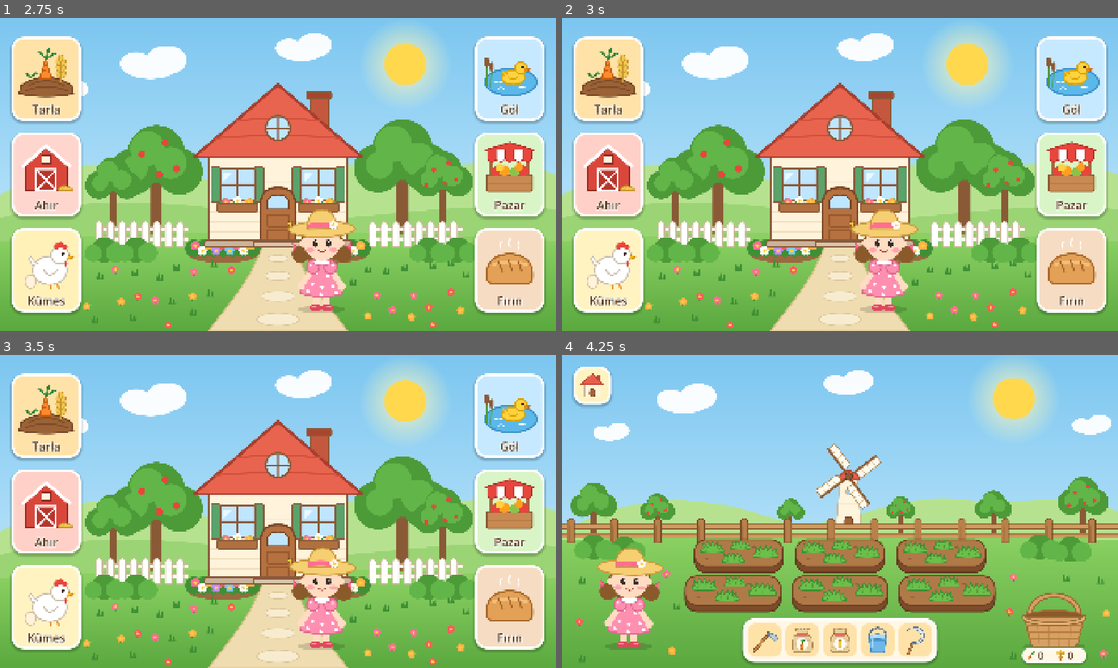
Above: before the commit, frames 1-4 (two rows, left to right).
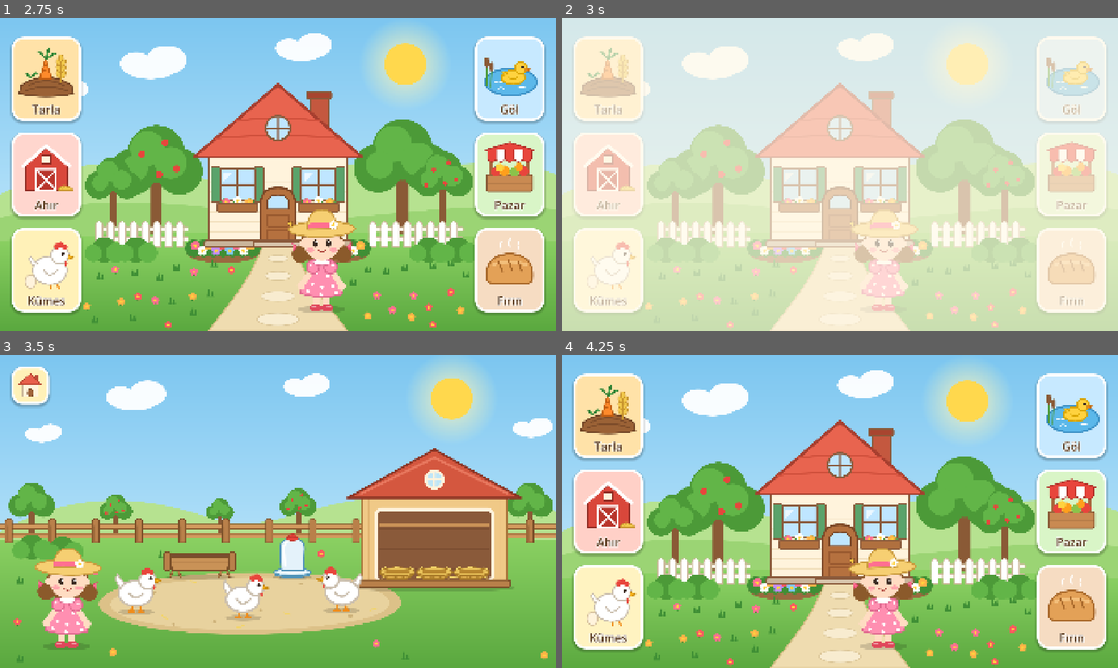
Above: after the commit, the same moments.

Repository: emirsalihgmrk/small-town
Game: Godot game, scene res://scenes/main/home.tscn
Same seed, same stepped clock (60 frames per second), same inputs: the game is played once before the commit and once after it.
Inputs (mouse positions are in pixels of both pictures, inside the frame that each line leads up to):
- Up to frame 1 (2.75 s): click (44, 77) at 0.5 s; click (27, 49) at 1.25 s; click (44, 174) at 2 s
- Up to frame 2 (3 s): click (606, 271) at 2.75 s
- Up to frame 3 (3.5 s): no input
- Up to frame 4 (4.25 s): click (589, 386) at 3.52 s

Frame 1 is identical in both runs. In frame 2, 90% of the frame differs, in the area x 0-100%, y 0-100%; in frame 3, 61%; in frame 4, 62%.

Commit message:
Kümes sahnesinin görselini ve ana ekrandan geçişi ekle
- Ana ekrandaki Kümes kartı artık kümes sahnesini açıyor
  (SceneRouter.SECTION_SCENES'e "coop" eklendi)
- Kümes sahnesi (scenes/coop/coop.tscn): tarladaki gökyüzü, ağaçlar ve
  çit; ortada kum avlu, boş yemlik ve suluk; sağda önü açık kümes ve
  içinde 3 saman folluk; solda kız; eve dönüş düğmesi
- Tavuk (scenes/coop/hen.tscn, Hen): yerinde nefes alır, başını hafifçe
  sallar, ara sıra yere iki kez gagalar; henüz yürümez
- Yeni çizimler (assets/art/coop): kümes, folluk, yemlik, suluk, avlu,
  tavuk gövdesi ve başı (eski tavuk çizimi büyütülerek yeniden yazıldı,
  ölçeklenince bulanıklaşmasın diye)
- previews/coop_stage1.png önizlemesi

Co-Authored-By: Claude Opus 5.5 <noreply@anthropic.com>

Diff:
--- /dev/null
+++ b/assets/art/coop/coop_house.svg
@@ -0,0 +1,15 @@
+<svg xmlns="http://www.w3.org/2000/svg" width="620" height="500" viewBox="-310 -484 620 500">
+<ellipse cx="0" cy="4" rx="280" ry="14" fill="#000000" opacity="0.15"/>
+<rect x="-250" y="-330" width="500" height="330" rx="12" fill="#f0c987" stroke="#a8743a" stroke-width="6"/>
+<path d="M-225 -320 L-225 -10 M225 -320 L225 -10" stroke="#ddb06c" stroke-width="4" stroke-linecap="round"/>
+<rect x="-200" y="-268" width="400" height="248" rx="18" fill="#8a5a3a" stroke="#fff3dc" stroke-width="12"/>
+<path d="M-192 -200 L192 -200 M-192 -130 L192 -130 M-192 -60 L192 -60" stroke="#7a4d31" stroke-width="4"/>
+<path d="M-186 -214 L186 -214" stroke="#c99257" stroke-width="12" stroke-linecap="round"/>
+<path d="M-186 -214 L186 -214" stroke="#7a4e28" stroke-width="2" stroke-linecap="round" opacity="0.5"/>
+<path d="M-180 -30 Q-150 -40 -120 -30 M-60 -32 Q-30 -42 0 -31 M50 -30 Q80 -40 110 -31 M140 -32 Q160 -40 182 -30" fill="none" stroke="#f2d46b" stroke-width="5" stroke-linecap="round"/>
+<rect x="-262" y="-24" width="524" height="24" rx="8" fill="#b9804a" stroke="#7a4e28" stroke-width="5"/>
+<path d="M-300 -306 L0 -474 L300 -306 Z" fill="#d4573f" stroke="#8a3424" stroke-width="7" stroke-linejoin="round"/>
+<path d="M-252 -322 L0 -446 L252 -322" fill="none" stroke="#e8785f" stroke-width="8" stroke-linecap="round" stroke-linejoin="round"/>
+<circle cx="0" cy="-370" r="30" fill="#bfe6f7" stroke="#fff3dc" stroke-width="9"/>
+<path d="M0 -398 L0 -342 M-28 -370 L28 -370" stroke="#fff3dc" stroke-width="6"/>
+</svg>
--- /dev/null
+++ b/assets/art/coop/coop_yard.svg
@@ -0,0 +1,6 @@
+<svg xmlns="http://www.w3.org/2000/svg" width="1080" height="300" viewBox="-540 -150 1080 300">
+<path d="M-520 0 C -500 -140 500 -150 525 -10 C 545 130 -490 150 -520 0 Z" fill="#dcc188"/>
+<path d="M-480 2 C -460 -118 460 -128 485 -8 C 500 110 -450 128 -480 2 Z" fill="#e8d29e"/>
+<ellipse cx="-330" cy="-40" rx="9" ry="6" fill="#cdb27a"/><ellipse cx="-120" cy="60" rx="7" ry="5" fill="#cdb27a"/><ellipse cx="180" cy="-70" rx="8" ry="5" fill="#cdb27a"/><ellipse cx="350" cy="40" rx="10" ry="6" fill="#cdb27a"/><ellipse cx="40" cy="20" rx="6" ry="4" fill="#cdb27a"/><ellipse cx="-260" cy="70" rx="6" ry="4" fill="#cdb27a"/>
+<path d="M-400 -10 L-378 -18 M-200 -80 L-182 -74 M-40 80 L-18 74 M120 30 L142 36 M300 -40 L318 -48 M420 20 L440 14 M-300 40 L-284 50" stroke="#f2d46b" stroke-width="5" stroke-linecap="round"/>
+</svg>
--- /dev/null
+++ b/assets/art/coop/feeder.svg
@@ -0,0 +1,10 @@
+<svg xmlns="http://www.w3.org/2000/svg" width="252" height="100" viewBox="-126 -90 252 100">
+<ellipse cx="0" cy="2" rx="118" ry="9" fill="#000000" opacity="0.15"/>
+<path d="M-92 -24 L-102 0 M-76 -24 L-66 0 M92 -24 L102 0 M76 -24 L66 0" stroke="#7a4e28" stroke-width="9" stroke-linecap="round"/>
+<path d="M-92 -24 L-102 0 M-76 -24 L-66 0 M92 -24 L102 0 M76 -24 L66 0" stroke="#b9804a" stroke-width="4" stroke-linecap="round"/>
+<path d="M-108 -74 L108 -74 L94 -22 L-94 -22 Z" fill="#c99257" stroke="#7a4e28" stroke-width="5" stroke-linejoin="round"/>
+<path d="M-100 -48 L100 -48" stroke="#a87442" stroke-width="3" stroke-linecap="round"/>
+<rect x="-104" y="-80" width="208" height="14" rx="7" fill="#7a4d31" stroke="#7a4e28" stroke-width="4"/>
+<rect x="-122" y="-86" width="20" height="66" rx="8" fill="#b9804a" stroke="#7a4e28" stroke-width="5"/>
+<rect x="102" y="-86" width="20" height="66" rx="8" fill="#b9804a" stroke="#7a4e28" stroke-width="5"/>
+</svg>
--- /dev/null
+++ b/assets/art/coop/hen_body.svg
@@ -0,0 +1,4 @@
+<svg xmlns="http://www.w3.org/2000/svg" width="172" height="152" viewBox="-86 -138 172 152">
+<ellipse cx="0" cy="2" rx="62" ry="10" fill="#000000" opacity="0.15"/>
+<g transform="scale(1.8) translate(-47 -88)"><path d="M40 74 L38 88 M54 74 L56 88 M33 88 L43 88 M51 88 L61 88" stroke="#f08c1a" stroke-width="4" stroke-linecap="round"/><path d="M18 46 Q4 28 12 18 Q22 34 30 38 Z" fill="#ffffff" stroke="#cbbfae" stroke-width="3" stroke-linejoin="round"/><ellipse cx="46" cy="54" rx="32" ry="24" fill="#ffffff" stroke="#cbbfae" stroke-width="4"/><path d="M34 54 Q46 70 60 54" fill="none" stroke="#cbbfae" stroke-width="4" stroke-linecap="round"/></g>
+</svg>
--- /dev/null
+++ b/assets/art/coop/hen_head.svg
@@ -0,0 +1,3 @@
+<svg xmlns="http://www.w3.org/2000/svg" width="96" height="100" viewBox="-36 -84 96 100">
+<g transform="scale(1.8) translate(-68 -44)"><circle cx="70" cy="30" r="16" fill="#ffffff" stroke="#cbbfae" stroke-width="4"/><circle cx="64" cy="14" r="5.5" fill="#e8453c"/><circle cx="71" cy="11" r="6" fill="#e8453c"/><circle cx="78" cy="15" r="5" fill="#e8453c"/><path d="M84 27 L96 31 L84 35 Z" fill="#f6b21a" stroke="#c98a0d" stroke-width="2.5" stroke-linejoin="round"/><path d="M82 39 Q87 46 81 48 Q78 43 82 39 Z" fill="#e8453c"/><circle cx="76" cy="26" r="3.4" fill="#3a2a22"/><circle cx="77.2" cy="25" r="1.2" fill="#ffffff"/></g>
+</svg>
--- /dev/null
+++ b/assets/art/coop/nest.svg
@@ -0,0 +1,7 @@
+<svg xmlns="http://www.w3.org/2000/svg" width="132" height="58" viewBox="-66 -48 132 58">
+<path d="M-60 -30 C -58 4 58 4 60 -30 Z" fill="#d9a94a" stroke="#a87a28" stroke-width="4" stroke-linejoin="round"/>
+<ellipse cx="0" cy="-30" rx="60" ry="14" fill="#e9c25a" stroke="#a87a28" stroke-width="4"/>
+<ellipse cx="0" cy="-31" rx="44" ry="8" fill="#b8862e"/>
+<path d="M-46 -14 Q-30 -20 -14 -12 M-8 -10 Q10 -18 26 -9 M30 -16 Q42 -22 52 -14 M-40 -4 Q-24 -9 -8 -2 M12 -3 Q26 -8 40 -2" fill="none" stroke="#a87a28" stroke-width="3" stroke-linecap="round"/>
+<path d="M-52 -40 L-40 -46 M44 -44 L56 -38 M-10 -45 L4 -47" stroke="#f2d46b" stroke-width="4" stroke-linecap="round"/>
+</svg>
--- /dev/null
+++ b/assets/art/coop/waterer.svg
@@ -0,0 +1,11 @@
+<svg xmlns="http://www.w3.org/2000/svg" width="144" height="170" viewBox="-72 -160 144 170">
+<ellipse cx="0" cy="2" rx="66" ry="8" fill="#000000" opacity="0.15"/>
+<path d="M-62 -16 L-56 -3 Q0 7 56 -3 L62 -16 Z" fill="#a9d6ec" stroke="#4f93b8" stroke-width="5" stroke-linejoin="round"/>
+<ellipse cx="0" cy="-16" rx="62" ry="13" fill="#d3eaf5" stroke="#4f93b8" stroke-width="5"/>
+<ellipse cx="0" cy="-17" rx="50" ry="8" fill="#eef7fb"/>
+<path d="M-38 -22 L-42 -96 Q-42 -132 0 -132 Q42 -132 42 -96 L38 -22 Z" fill="#e4f2fa" stroke="#4f93b8" stroke-width="5" stroke-linejoin="round"/>
+<path d="M-26 -36 L-29 -96 Q-29 -116 -14 -122" fill="none" stroke="#ffffff" stroke-width="7" stroke-linecap="round"/>
+<path d="M-16 -132 Q0 -156 16 -132" fill="none" stroke="#c4372f" stroke-width="10" stroke-linecap="round"/>
+<path d="M-16 -132 Q0 -156 16 -132" fill="none" stroke="#e8453c" stroke-width="5" stroke-linecap="round"/>
+<ellipse cx="0" cy="-131" rx="20" ry="6" fill="#e8453c" stroke="#c4372f" stroke-width="3"/>
+</svg>
--- a/autoload/scene_router.gd
+++ b/autoload/scene_router.gd
@@ -7,6 +7,7 @@
 ## Henüz yapılmamış bölümler burada yoktur; kartları basılınca hiçbir şey olmaz.
 const SECTION_SCENES: Dictionary[StringName, String] = {
 	&"field": "res://scenes/field/field.tscn",
+	&"coop": "res://scenes/coop/coop.tscn",
 }
 ## Her şeyin, ana ekrandaki kartlar dahil, üstünde kalsın.
 const CURTAIN_LAYER: int = 100
--- /dev/null
+++ b/scenes/coop/coop.tscn
@@ -0,0 +1,333 @@
+[gd_scene format=3]
+
+[ext_resource type="Texture2D" path="res://assets/art/environment/backdrop.svg" id="1_backdrop"]
+[ext_resource type="Texture2D" path="res://assets/art/environment/sun_glow.svg" id="2_sun_glow"]
+[ext_resource type="Texture2D" path="res://assets/art/environment/sun.svg" id="3_sun"]
+[ext_resource type="Texture2D" path="res://assets/art/environment/cloud.svg" id="4_cloud"]
+[ext_resource type="Texture2D" path="res://assets/art/environment/tree.svg" id="5_tree"]
+[ext_resource type="Texture2D" path="res://assets/art/environment/tree_apple.svg" id="6_tree_apple"]
+[ext_resource type="Texture2D" path="res://assets/art/field/field_ground.svg" id="7_ground"]
+[ext_resource type="Texture2D" path="res://assets/art/field/fence.svg" id="8_fence"]
+[ext_resource type="Texture2D" path="res://assets/art/environment/bush.svg" id="9_bush"]
+[ext_resource type="Texture2D" path="res://assets/art/environment/grass_tuft.svg" id="10_tuft"]
+[ext_resource type="Texture2D" path="res://assets/art/environment/flower_pink.svg" id="11_flower_pink"]
+[ext_resource type="Texture2D" path="res://assets/art/environment/flower_orange.svg" id="12_flower_orange"]
+[ext_resource type="Texture2D" path="res://assets/art/environment/flower_red.svg" id="13_flower_red"]
+[ext_resource type="Texture2D" path="res://assets/art/coop/coop_yard.svg" id="14_yard"]
+[ext_resource type="Texture2D" path="res://assets/art/coop/coop_house.svg" id="15_house"]
+[ext_resource type="Texture2D" path="res://assets/art/coop/nest.svg" id="16_nest"]
+[ext_resource type="Texture2D" path="res://assets/art/coop/feeder.svg" id="17_feeder"]
+[ext_resource type="Texture2D" path="res://assets/art/coop/waterer.svg" id="18_waterer"]
+[ext_resource type="PackedScene" path="res://scenes/coop/hen.tscn" id="19_hen"]
+[ext_resource type="PackedScene" path="res://scenes/entities/girl.tscn" id="20_girl"]
+[ext_resource type="Texture2D" path="res://assets/art/ui/icons/home.svg" id="21_home"]
+[ext_resource type="Script" path="res://scripts/coop/coop.gd" id="coop_script"]
+[ext_resource type="Script" path="res://scripts/input/tap_router.gd" id="tap_router_script"]
+[ext_resource type="Script" path="res://scripts/components/pause_when_inactive.gd" id="pause_script"]
+[ext_resource type="Script" path="res://scripts/components/scene_ambience.gd" id="ambience_script"]
+
+[sub_resource type="StyleBoxFlat" id="home_normal"]
+bg_color = Color(1, 0.945, 0.722, 1)
+border_width_left = 8
+border_width_top = 8
+border_width_right = 8
+border_width_bottom = 8
+border_color = Color(1, 1, 1, 1)
+corner_radius_top_left = 36
+corner_radius_top_right = 36
+corner_radius_bottom_right = 36
+corner_radius_bottom_left = 36
+shadow_color = Color(0, 0, 0, 0.22)
+shadow_size = 8
+shadow_offset = Vector2(0, 6)
+
+[sub_resource type="StyleBoxFlat" id="home_hover"]
+bg_color = Color(1, 0.952, 0.755, 1)
+border_width_left = 8
+border_width_top = 8
+border_width_right = 8
+border_width_bottom = 8
+border_color = Color(1, 1, 1, 1)
+corner_radius_top_left = 36
+corner_radius_top_right = 36
+corner_radius_bottom_right = 36
+corner_radius_bottom_left = 36
+shadow_color = Color(0, 0, 0, 0.22)
+shadow_size = 8
+shadow_offset = Vector2(0, 6)
+
+[sub_resource type="StyleBoxFlat" id="home_pressed"]
+bg_color = Color(0.9, 0.851, 0.65, 1)
+border_width_left = 8
+border_width_top = 8
+border_width_right = 8
+border_width_bottom = 8
+border_color = Color(1, 1, 1, 1)
+corner_radius_top_left = 36
+corner_radius_top_right = 36
+corner_radius_bottom_right = 36
+corner_radius_bottom_left = 36
+shadow_color = Color(0, 0, 0, 0.22)
+shadow_size = 8
+shadow_offset = Vector2(0, 6)
+
+[sub_resource type="StyleBoxEmpty" id="home_focus"]
+
+[node name="Coop" type="Node2D"]
+script = ExtResource("coop_script")
+
+[node name="World" type="Node2D" parent="."]
+
+[node name="Backdrop" type="Sprite2D" parent="World"]
+texture = ExtResource("1_backdrop")
+centered = false
+
+[node name="Sun" type="Node2D" parent="World"]
+position = Vector2(1560, 150)
+
+[node name="Glow" type="Sprite2D" parent="World/Sun"]
+texture = ExtResource("2_sun_glow")
+
+[node name="Disc" type="Sprite2D" parent="World/Sun"]
+texture = ExtResource("3_sun")
+
+[node name="Clouds" type="Node2D" parent="World"]
+
+[node name="Cloud1" type="Sprite2D" parent="World/Clouds"]
+position = Vector2(470, 140)
+scale = Vector2(0.9, 0.9)
+texture = ExtResource("4_cloud")
+
+[node name="Cloud2" type="Sprite2D" parent="World/Clouds"]
+position = Vector2(1060, 105)
+scale = Vector2(0.7, 0.7)
+texture = ExtResource("4_cloud")
+
+[node name="Cloud3" type="Sprite2D" parent="World/Clouds"]
+position = Vector2(1840, 250)
+scale = Vector2(0.6, 0.6)
+texture = ExtResource("4_cloud")
+
+[node name="Cloud4" type="Sprite2D" parent="World/Clouds"]
+position = Vector2(150, 270)
+scale = Vector2(0.55, 0.55)
+texture = ExtResource("4_cloud")
+
+[node name="Trees" type="Node2D" parent="World"]
+
+[node name="Tree1" type="Sprite2D" parent="World/Trees"]
+position = Vector2(110, 640)
+scale = Vector2(0.5, 0.5)
+texture = ExtResource("5_tree")
+centered = false
+offset = Vector2(-160, -400)
+
+[node name="AppleTree1" type="Sprite2D" parent="World/Trees"]
+position = Vector2(400, 625)
+scale = Vector2(0.36, 0.36)
+texture = ExtResource("6_tree_apple")
+centered = false
+offset = Vector2(-160, -400)
+
+[node name="Tree2" type="Sprite2D" parent="World/Trees"]
+position = Vector2(760, 615)
+scale = Vector2(0.3, 0.3)
+texture = ExtResource("5_tree")
+centered = false
+offset = Vector2(-160, -400)
+
+[node name="AppleTree2" type="Sprite2D" parent="World/Trees"]
+position = Vector2(1030, 620)
+scale = Vector2(0.4, 0.4)
+texture = ExtResource("6_tree_apple")
+centered = false
+offset = Vector2(-160, -400)
+
+[node name="Tree3" type="Sprite2D" parent="World/Trees"]
+position = Vector2(1830, 640)
+scale = Vector2(0.5, 0.5)
+texture = ExtResource("5_tree")
+centered = false
+offset = Vector2(-160, -400)
+
+[node name="Ground" type="Sprite2D" parent="World"]
+position = Vector2(0, 600)
+texture = ExtResource("7_ground")
+centered = false
+
+[node name="Fence" type="Sprite2D" parent="World"]
+position = Vector2(0, 552)
+texture = ExtResource("8_fence")
+centered = false
+
+[node name="Bushes" type="Node2D" parent="World"]
+
+[node name="Bush1" type="Sprite2D" parent="World/Bushes"]
+position = Vector2(110, 706)
+texture = ExtResource("9_bush")
+centered = false
+offset = Vector2(-68, -88)
+
+[node name="Bush2" type="Sprite2D" parent="World/Bushes"]
+position = Vector2(215, 714)
+texture = ExtResource("9_bush")
+centered = false
+offset = Vector2(-68, -88)
+
+[node name="Yard" type="Sprite2D" parent="World"]
+position = Vector2(860, 860)
+texture = ExtResource("14_yard")
+
+[node name="Decor" type="Node2D" parent="World"]
+
+[node name="Tuft01" type="Sprite2D" parent="World/Decor"]
+position = Vector2(70, 790)
+texture = ExtResource("10_tuft")
+centered = false
+offset = Vector2(-14, -28)
+
+[node name="Flower01" type="Sprite2D" parent="World/Decor"]
+position = Vector2(330, 760)
+texture = ExtResource("11_flower_pink")
+centered = false
+offset = Vector2(-15, -29)
+
+[node name="Flower02" type="Sprite2D" parent="World/Decor"]
+position = Vector2(60, 935)
+texture = ExtResource("13_flower_red")
+centered = false
+offset = Vector2(-15, -29)
+
+[node name="Flower03" type="Sprite2D" parent="World/Decor"]
+position = Vector2(390, 1040)
+texture = ExtResource("12_flower_orange")
+centered = false
+offset = Vector2(-15, -29)
+
+[node name="Tuft02" type="Sprite2D" parent="World/Decor"]
+position = Vector2(70, 1060)
+texture = ExtResource("10_tuft")
+centered = false
+offset = Vector2(-14, -28)
+
+[node name="Flower04" type="Sprite2D" parent="World/Decor"]
+position = Vector2(1300, 1010)
+texture = ExtResource("11_flower_pink")
+centered = false
+offset = Vector2(-15, -29)
+
+[node name="Tuft03" type="Sprite2D" parent="World/Decor"]
+position = Vector2(1400, 1050)
+texture = ExtResource("10_tuft")
+centered = false
+offset = Vector2(-14, -28)
+
+[node name="Flower05" type="Sprite2D" parent="World/Decor"]
+position = Vector2(1880, 1050)
+texture = ExtResource("12_flower_orange")
+centered = false
+offset = Vector2(-15, -29)
+
+[node name="Flower06" type="Sprite2D" parent="World/Decor"]
+position = Vector2(1110, 700)
+texture = ExtResource("13_flower_red")
+centered = false
+offset = Vector2(-15, -29)
+
+[node name="Tuft04" type="Sprite2D" parent="World/Decor"]
+position = Vector2(560, 700)
+texture = ExtResource("10_tuft")
+centered = false
+offset = Vector2(-14, -28)
+
+[node name="House" type="Node2D" parent="World"]
+position = Vector2(1500, 800)
+
+[node name="Building" type="Sprite2D" parent="World/House"]
+texture = ExtResource("15_house")
+centered = false
+offset = Vector2(-310, -484)
+
+[node name="Nests" type="Node2D" parent="World/House"]
+position = Vector2(0, -22)
+
+[node name="Nest1" type="Sprite2D" parent="World/House/Nests"]
+position = Vector2(-128, 0)
+texture = ExtResource("16_nest")
+centered = false
+offset = Vector2(-66, -48)
+
+[node name="Nest2" type="Sprite2D" parent="World/House/Nests"]
+texture = ExtResource("16_nest")
+centered = false
+offset = Vector2(-66, -48)
+
+[node name="Nest3" type="Sprite2D" parent="World/House/Nests"]
+position = Vector2(128, 0)
+texture = ExtResource("16_nest")
+centered = false
+offset = Vector2(-66, -48)
+
+[node name="Feeder" type="Sprite2D" parent="World"]
+position = Vector2(690, 765)
+texture = ExtResource("17_feeder")
+centered = false
+offset = Vector2(-126, -90)
+
+[node name="Waterer" type="Sprite2D" parent="World"]
+position = Vector2(1010, 765)
+texture = ExtResource("18_waterer")
+centered = false
+offset = Vector2(-72, -160)
+
+[node name="Hens" type="Node2D" parent="World"]
+
+[node name="Hen1" parent="World/Hens" instance=ExtResource("19_hen")]
+position = Vector2(470, 885)
+
+[node name="Hen2" parent="World/Hens" instance=ExtResource("19_hen")]
+position = Vector2(1180, 880)
+scale = Vector2(-1, 1)
+
+[node name="Hen3" parent="World/Hens" instance=ExtResource("19_hen")]
+position = Vector2(840, 905)
+
+[node name="Girl" parent="World" instance=ExtResource("20_girl")]
+position = Vector2(230, 1000)
+
+[node name="PauseWhenInactive" type="Node" parent="."]
+script = ExtResource("pause_script")
+
+[node name="TapRouter" type="Node" parent="."]
+script = ExtResource("tap_router_script")
+
+[node name="Ambience" type="Node" parent="."]
+script = ExtResource("ambience_script")
+
+[node name="UI" type="CanvasLayer" parent="."]
+
+[node name="Root" type="Control" parent="UI"]
+layout_mode = 3
+anchors_preset = 15
+anchor_right = 1.0
+anchor_bottom = 1.0
+grow_horizontal = 2
+grow_vertical = 2
+mouse_filter = 2
+
+[node name="HomeButton" type="Button" parent="UI/Root"]
+layout_mode = 0
+offset_left = 40.0
+offset_top = 40.0
+offset_right = 170.0
+offset_bottom = 170.0
+focus_mode = 0
+theme_override_styles/focus = SubResource("home_focus")
+theme_override_styles/hover = SubResource("home_hover")
+theme_override_styles/pressed = SubResource("home_pressed")
+theme_override_styles/normal = SubResource("home_normal")
+
+[node name="Icon" type="Sprite2D" parent="UI/Root/HomeButton"]
+position = Vector2(65, 65)
+scale = Vector2(0.5, 0.5)
+texture = ExtResource("21_home")
--- /dev/null
+++ b/scenes/coop/hen.tscn
@@ -0,0 +1,42 @@
+[gd_scene format=3]
+
+[ext_resource type="Script" path="res://scripts/coop/hen.gd" id="1_hen"]
+[ext_resource type="Texture2D" path="res://assets/art/coop/hen_body.svg" id="2_body"]
+[ext_resource type="Texture2D" path="res://assets/art/coop/hen_head.svg" id="3_head"]
+[ext_resource type="Script" path="res://scripts/components/pulse_component.gd" id="4_pulse"]
+[ext_resource type="Script" path="res://scripts/components/sway_component.gd" id="5_sway"]
+
+[node name="Hen" type="Node2D"]
+script = ExtResource("1_hen")
+
+[node name="Body" type="Node2D" parent="."]
+
+[node name="Sprite" type="Sprite2D" parent="Body"]
+texture = ExtResource("2_body")
+centered = false
+offset = Vector2(-86, -138)
+
+[node name="Neck" type="Node2D" parent="Body"]
+position = Vector2(38, -79)
+
+[node name="Head" type="Node2D" parent="Body/Neck"]
+
+[node name="Sprite" type="Sprite2D" parent="Body/Neck/Head"]
+texture = ExtResource("3_head")
+centered = false
+offset = Vector2(-36, -84)
+
+[node name="Sway" type="Node" parent="Body/Neck"]
+script = ExtResource("5_sway")
+amplitude_degrees = 5.0
+period = 1.8
+period_randomness = 0.2
+
+[node name="Pulse" type="Node" parent="Body"]
+script = ExtResource("4_pulse")
+scale_amount = Vector2(0.015, 0.03)
+period = 2.2
+period_randomness = 0.2
+
+[node name="PeckTimer" type="Timer" parent="."]
+one_shot = true
--- /dev/null
+++ b/scripts/coop/coop.gd
@@ -0,0 +1,8 @@
+extends Node2D
+## Kümes bölümü: şimdilik yalnızca sahne ve eve dönüş.
+
+@onready var _home_button: Button = $UI/Root/HomeButton
+
+
+func _ready() -> void:
+	_home_button.pressed.connect(SceneRouter.go_home)
--- /dev/null
+++ b/scripts/coop/hen.gd
@@ -0,0 +1,27 @@
+class_name Hen
+extends Node2D
+## Kümesteki tavuk. Şimdilik yalnızca yerinde durur: nefes alır, başını hafifçe sallar, ara sıra
+## yere iki kez gagalar. Kök noktası tavuğun ayaklarıdır; görsel sağa bakar, sola baksın diye kök aynalanır.
+
+const PECK_DEGREES: float = 38.0
+const PECK_TIME: float = 0.11
+const PECK_COUNT: int = 2
+
+@export_range(0.5, 30.0, 0.5, "suffix:s") var peck_interval_min: float = 2.5
+@export_range(0.5, 30.0, 0.5, "suffix:s") var peck_interval_max: float = 6.0
+
+@onready var _head: Node2D = $Body/Neck/Head
+@onready var _peck_timer: Timer = $PeckTimer
+
+
+func _ready() -> void:
+	_peck_timer.timeout.connect(_peck)
+	_peck_timer.start(randf_range(peck_interval_min, peck_interval_max))
+
+
+func _peck() -> void:
+	var tween: Tween = create_tween().set_trans(Tween.TRANS_QUAD).set_ease(Tween.EASE_OUT)
+	for i: int in PECK_COUNT:
+		tween.tween_property(_head, ^"rotation", deg_to_rad(PECK_DEGREES), PECK_TIME)
+		tween.tween_property(_head, ^"rotation", 0.0, PECK_TIME)
+	_peck_timer.start(randf_range(peck_interval_min, peck_interval_max))
Not shown, added: assets/art/coop/coop_house.svg.import
Not shown, added: assets/art/coop/coop_yard.svg.import
Not shown, added: assets/art/coop/feeder.svg.import
Not shown, added: assets/art/coop/hen_body.svg.import
Not shown, added: assets/art/coop/hen_head.svg.import
Not shown, added: assets/art/coop/nest.svg.import
Not shown, added: assets/art/coop/waterer.svg.import
Binary file added: previews/coop_stage1.png
Not shown, added: scripts/coop/coop.gd.uid
Not shown, added: scripts/coop/hen.gd.uid
